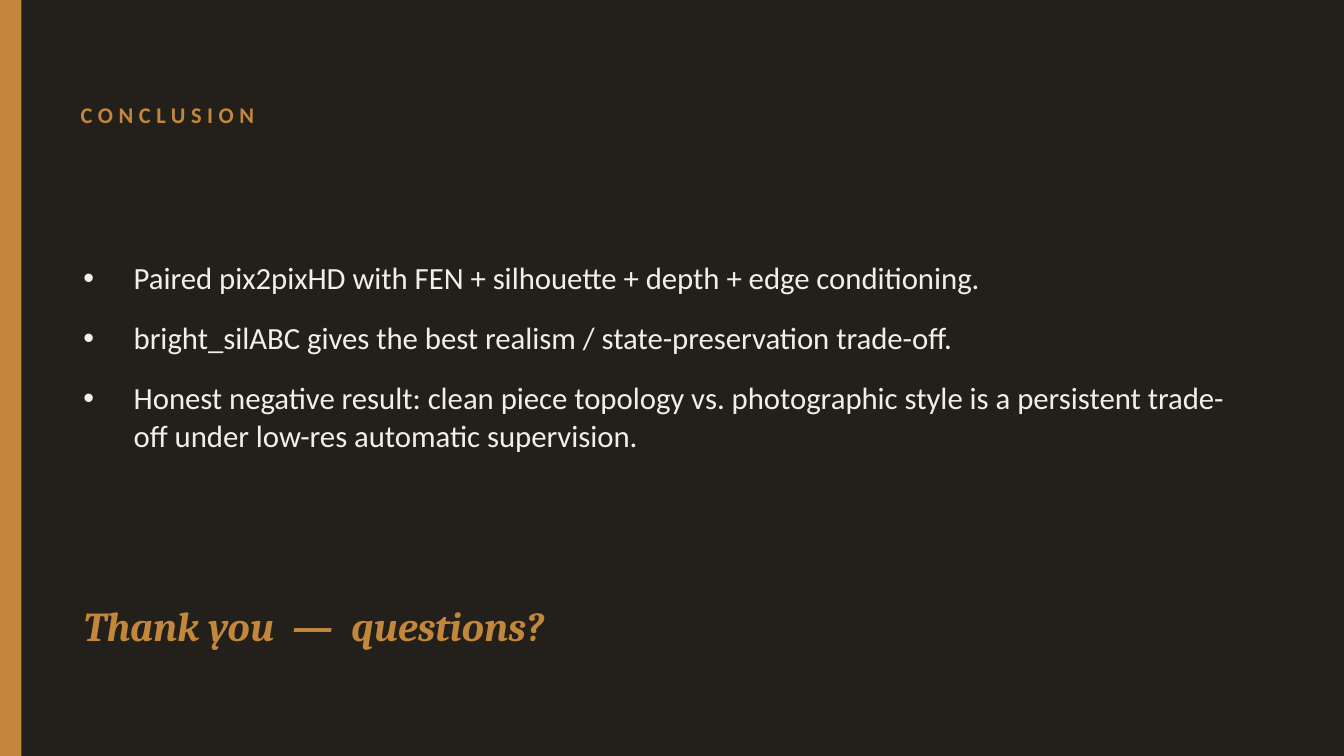
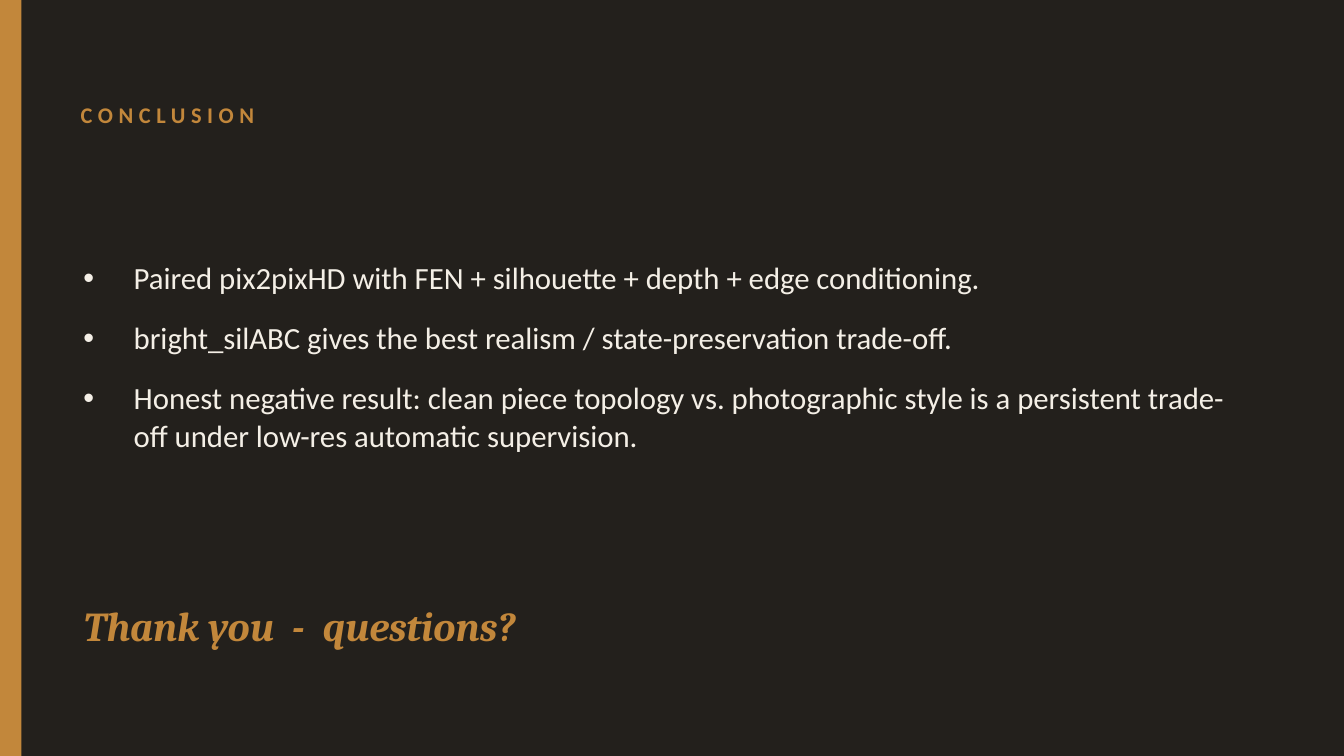
Before and after one commit to TalPodgor/DL_Project3, a slide deck: slide 16 of submission/project3_presentation.pptx (slide 9 before the commit). Drawn at 1344x756 pixels with LibreOffice and Linux fonts; fonts in the diff are those of the drawing. Boxes give left, top, right and bottom in pixels: in the first picture for what was removed or moved away, otherwise in the second. Text is boxed around its words. In the diff, an @@ line names an element or a change of style, - is before the commit and + after.

```diff
--- a/submission/project3_presentation.pptx
+++ b/submission/project3_presentation.pptx
@@ text at bbox=[83, 612, 516, 650]: text changed @@
-Thank you — questions?
+Thank you - questions?
```
Also in this commit, not shown: 7 other slides changed, 7 slides added, 10 other files.
